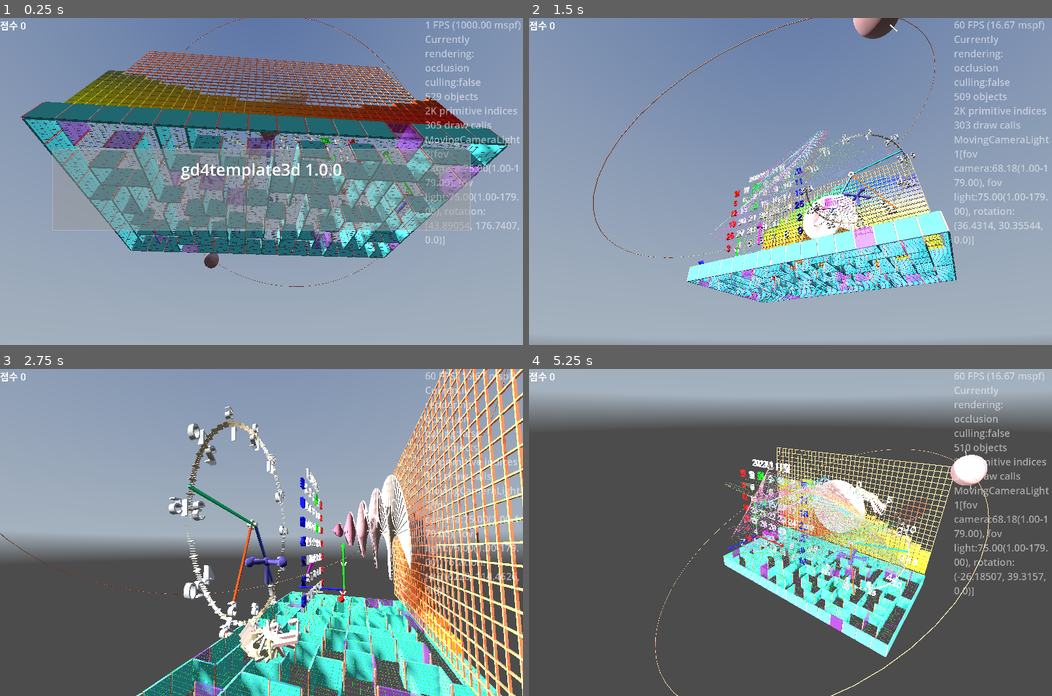
Above: before the commit, frames 1-4 (two rows, left to right).
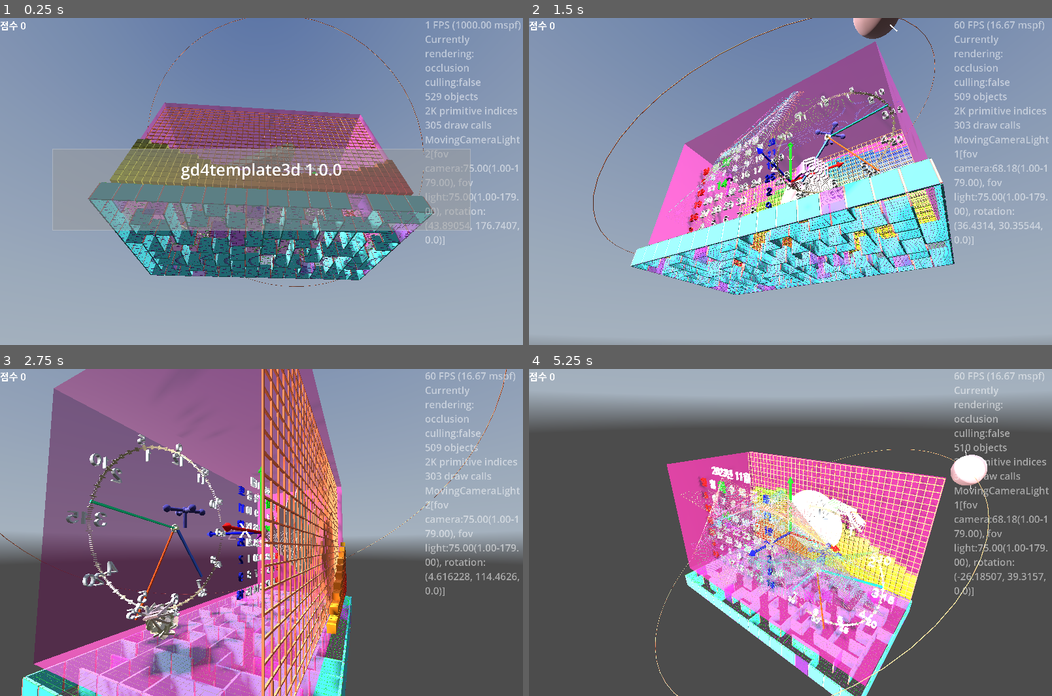
Above: after the commit, the same moments.

Repository: kasworld/gd4template3d
Game: Godot game, scene res://main.tscn
Same seed, same stepped clock (60 frames per second), same inputs: the game is played once before the commit and once after it. A sky picture missing from this copy of the repository is replaced by a grey-blue gradient.
Inputs (mouse positions are in pixels of both pictures, inside the frame that each line leads up to):
- Up to frame 1 (0.25 s): no input
- Up to frame 2 (1.5 s): tap Enter at 0.5, 0.6 s; move the mouse to (905, 165) at 0.52 s; click (905, 165) at 0.67 s; move the mouse to (685, 197) at 1.27 s; tap Delete at 1.35 s; click (685, 197) at 1.42 s
- Up to frame 3 (2.75 s): move the mouse to (313, 460) at 2.02 s; tap Enter at 2.1 s; click (313, 460) at 2.17 s
- Up to frame 4 (5.25 s): move the mouse to (764, 597) at 2.77 s; tap Delete at 2.85, 4.35 s; click (764, 597) at 2.92 s; move the mouse to (947, 581) at 3.52 s; tap Enter at 3.6, 5.1 s; click (947, 581) at 3.67 s; move the mouse to (633, 483) at 4.27 s; click (633, 483) at 4.42 s; move the mouse to (816, 532) at 5.02 s; click (816, 532) at 5.17 s

The runs differ from the first frame. In frame 1, 35% of the frame differs, in the area x 3-98%, y 1-81%; in frame 2, 30%; in frame 3, 73%, in the area x 4-100%, y 0-100%; in frame 4, 26%.

Commit message:
change center

Diff:
--- a/main.gd
+++ b/main.gd
@@ -22,11 +22,11 @@
 func _ready() -> void:
 	get_viewport().size_changed.connect(on_viewport_size_changed)
 
-	$OmniLight3D.position = WorldSize/2 + Vector3(0,0,WorldSize.length())
+	$OmniLight3D.position = Vector3(0,0,WorldSize.length())
 	$OmniLight3D.omni_range = WorldSize.length()*2
 	$FixedCameraLight.set_center_pos_far(
-		WorldSize/2,
-		Vector3(WorldSize.x/2, WorldSize.y/2, WorldSize.x),
+		Vector3.ZERO,
+		Vector3(0, 0, WorldSize.z*2),
 		WorldSize.length()*2)
 
 	ui_panel_demo()
@@ -74,11 +74,11 @@
 	var wavegauge_size := WorldSize
 	wavegauge_size.z = 1
 	$WaveGauge.init(wavegauge_size, Vector3i(wavegauge_size), WaveGauge.color_list, 0.1, 1.0 )
-	$WaveGauge.position = Vector3(WorldSize.x/2, WorldSize.y/2 , -WorldSize.z/2)
+	$WaveGauge.position = Vector3(0, 0 , -WorldSize.z/2)
 
 func wallbox_demo() -> void:
-	$WallBox.mesh.size = WorldSize #+ Vector3(1,1,5)
-	$WallBox.position = WorldSize/2 + Vector3(0,0,-WorldSize.z/2)
+	$WallBox.mesh.size = WorldSize
+	#$WallBox.position = Vector3(0,0,-WorldSize.z/2)
 	$WallBox.mesh.material.albedo_color = Color(random_color(), 0.5)
 
 func maze3d_demo() -> void:
@@ -93,14 +93,12 @@
 		random_color(),
 		random_color(),
 		)
-	$Maze3D.position.x = WorldSize.x/2
-	$Maze3D.position.y = -ms.StoryH
+	$Maze3D.position.y = -WorldSize.y/2 -ms.StoryH
 
 var b_box :AABB
 func meshtrail_demo() -> void:
 	var mt :String = ["♠","♣","♥","♦" ,"★","☆","♩","♪","♬"].pick_random()
-	var bound_size := WorldSize # Vector3(WorldSize.x, WorldSize.y, 20)
-	b_box = AABB( Vector3(0,0,-WorldSize.z/2), bound_size)
+	b_box = AABB( -WorldSize/2, WorldSize)
 	var ball :MeshTrail = preload("res://mesh_trail/mesh_trail.tscn").instantiate()
 	var radius := 1.0
 	var count := randi_range(10,20)
@@ -127,11 +125,11 @@
 
 func arrow3d_demo() -> void:
 	$Arrow3D.set_color(random_color()).set_size(5,0.2,0.6)
-	$Arrow3D.position = Vector3(WorldSize.x/4, WorldSize.y/4, WorldSize.z/4)
+	$Arrow3D.position = Vector3(-WorldSize.x/4, 0, WorldSize.z/4)
 
 func valvehandle_demo() -> void:
 	$ValveHandle.init(2,2,4, random_color())
-	$ValveHandle.position = Vector3(WorldSize.x*3/4, WorldSize.y/4, WorldSize.z/4)
+	$ValveHandle.position = Vector3(WorldSize.x/4, 0, WorldSize.z/4)
 
 func line2d_demo() -> void:
 	var mesh := PlaneMesh.new()
@@ -150,7 +148,7 @@
 	add_child(sv)
 	var sp := MeshInstance3D.new()
 	sp.mesh = mesh
-	sp.position = WorldSize/2 + Vector3(0,0,-1.0)
+	sp.position = Vector3(0,0,WorldSize.z/2-1.0)
 	sp.material_override = StandardMaterial3D.new()
 	sp.material_override.transparency = StandardMaterial3D.TRANSPARENCY_ALPHA
 	sp.material_override.albedo_texture = sv.get_texture()
@@ -167,7 +165,7 @@
 	var mat2 := StandardMaterial3D.new()
 	mat2.albedo_color = random_color()
 	os.궤도설정(diagonal_length*1.1, 1.0/3, axis1, a120*2).구설정(2, 1, Vector3.UP).구재질설정(mat2).궤도재질설정(mat1)
-	os.position = WorldSize/2
+	#os.position = WorldSize/2
 	$DemoContainer.add_child(os)
 
 func calendar_demo() -> void:
@@ -175,7 +173,7 @@
 		).init(WorldSize.x/2, WorldSize.y, 2, WorldSize.y/2.0/6 , false )
 	ca.rotate_y(PI/2)
 	ca.rotate_x(PI/2)
-	ca.position = Vector3(WorldSize.x/4,WorldSize.y/2,WorldSize.z/4 -1)
+	ca.position = Vector3(-WorldSize.x/4,0,WorldSize.z/4 -1)
 	$DemoContainer.add_child(ca)
 
 func clock_demo() -> void:
@@ -183,19 +181,19 @@
 		).init(WorldSize.x/4, 2, WorldSize.y/2.0/7 ,9.0, false )
 	ca.rotate_y(PI/2)
 	ca.rotate_x(PI/2)
-	ca.position = Vector3(WorldSize.x/4*3,WorldSize.y/2,WorldSize.z/4 +1)
+	ca.position = Vector3(WorldSize.x/4,0,WorldSize.z/4 +1)
 	$DemoContainer.add_child(ca)
 
 func wirenet_demo() -> void:
 	var wn :WireNet = preload("res://wire_net/wire_net.tscn").instantiate()
 	wn.init_with_color(Vector2(40,22), Vector2(41,23), 0.1, random_color())
-	wn.position.z = -WorldSize.z/2 +1
+	wn.position = Vector3(-WorldSize.x/2, -WorldSize.y/2, -WorldSize.z/2 +1)
 	$DemoContainer.add_child(wn)
 
 func bartree_demo() -> void:
 	var bt := make_tree(WorldSize.x/3, WorldSize.y/3)
 	bt.rotate_x(PI/2)
-	bt.position = WorldSize/2 + Vector3(0,0,-WorldSize.z+3)
+	bt.position = Vector3(0,0,-WorldSize.z/2 + 3)
 	$DemoContainer.add_child(bt)
 func make_tree(tree_width :float, tree_height :float)->BarTree2:
 	var bar_width := tree_width * randf_range(0.5 , 2.0)/10
@@ -231,9 +229,9 @@
 	$WaveGauge.animate_wave()
 	main_animation.handle_animation()
 	if $MovingCameraLightHober.is_current_camera():
-		$MovingCameraLightHober.move_hober_around_z(WorldSize/2, (WorldSize.x+WorldSize.y)/2, WorldSize.length()*0.6 )
+		$MovingCameraLightHober.move_hober_around_z(Vector3.ZERO, (WorldSize.x+WorldSize.y)/2, WorldSize.length()*0.6 )
 	elif $MovingCameraLightAround.is_current_camera():
-		$MovingCameraLightAround.move_around_y(WorldSize/2, (WorldSize.x+WorldSize.y)/2, WorldSize.length()*0.6 )
+		$MovingCameraLightAround.move_around_y(Vector3.ZERO, (WorldSize.x+WorldSize.y)/2, WorldSize.length()*0.6 )
 
 func _on_카메라변경_pressed() -> void:
 	MovingCameraLight.NextCamera()
--- a/main.tscn
+++ b/main.tscn
@@ -79,7 +79,6 @@
 autowrap_mode = 3
 
 [node name="WallBox" type="MeshInstance3D" parent="."]
-visible = false
 mesh = SubResource("BoxMesh_ig7tw")
 
 [node name="TimedMessage" parent="." instance=ExtResource("5_lquwl")]
